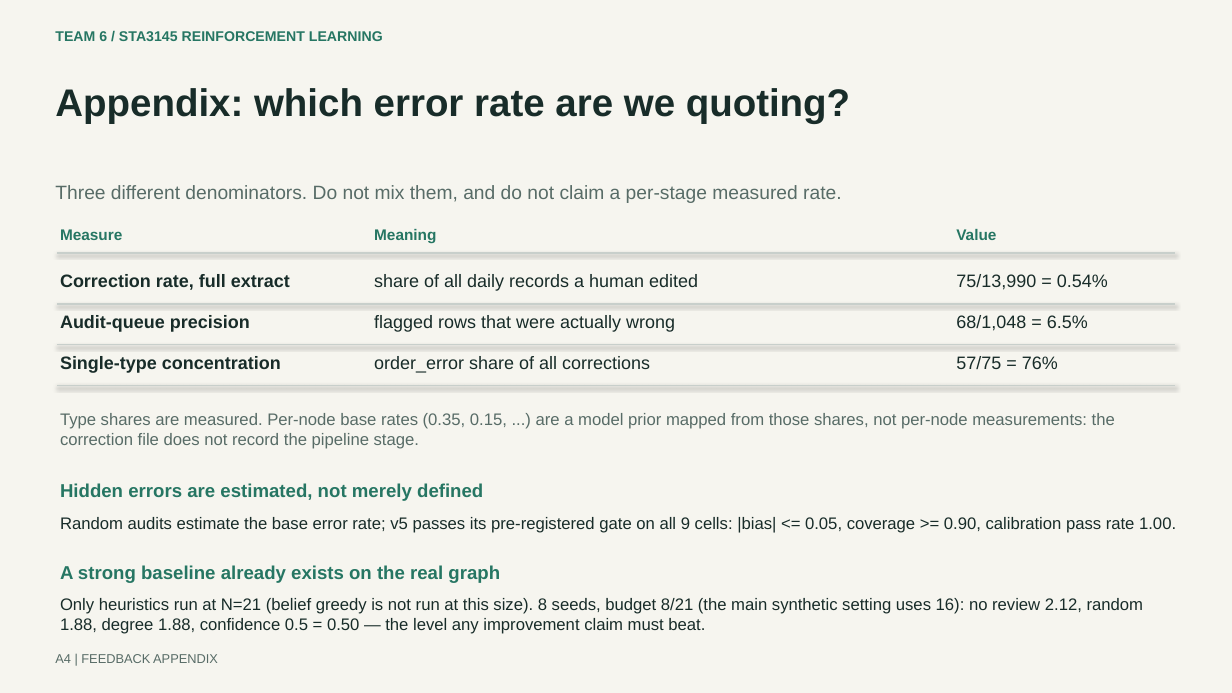
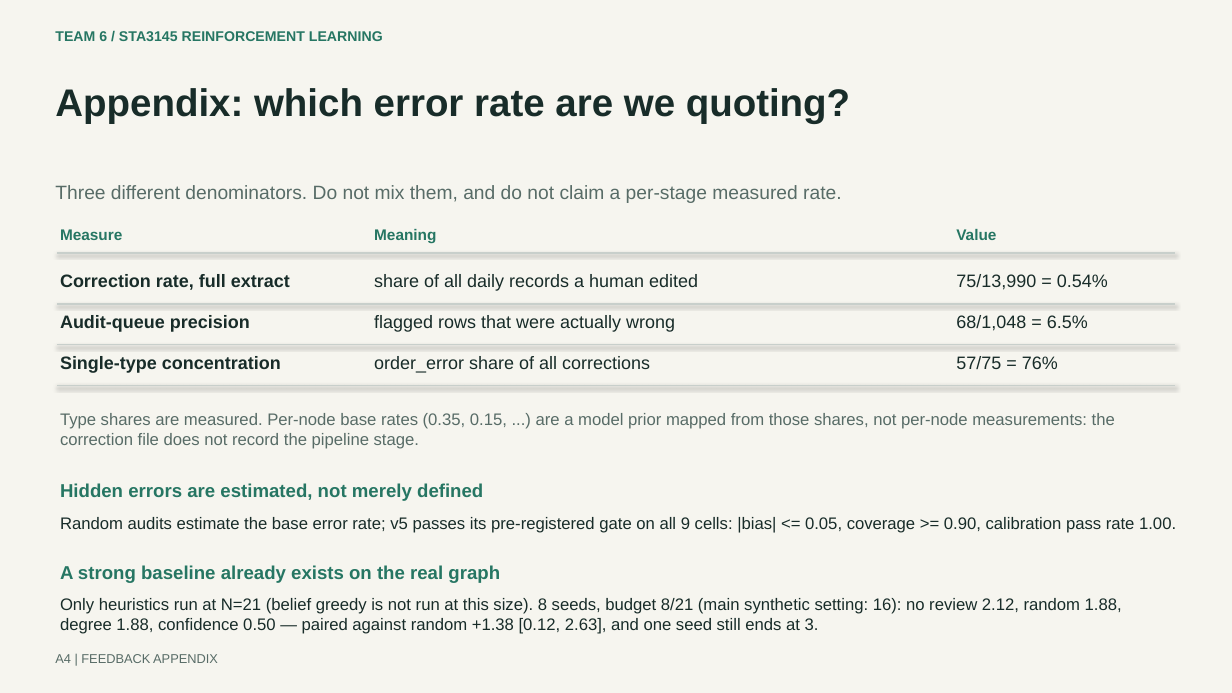
Before and after one commit to cyracaid/rl-oversight-dag, a slide deck: slide 4 of presentation_20261116/Team6_Feedback_Appendix.pptx. Drawn at 1232x693 pixels with LibreOffice and Linux fonts; fonts in the diff are those of the drawing. Boxes give left, top, right and bottom in pixels: in the first picture for what was removed or moved away, otherwise in the second. Text is boxed around its words. In the diff, an @@ line names an element or a change of style, - is before the commit and + after.

```diff
--- a/presentation_20261116/Team6_Feedback_Appendix.pptx
+++ b/presentation_20261116/Team6_Feedback_Appendix.pptx
@@ text at [60, 598, 1122, 634]: text changed @@
-Only heuristics run at N=21 (belief greedy is not run at this size). 8 seeds, budget 8/21 (the main synthetic setting uses 16): no review 2.12, random
-1.88, degree 1.88, confidence 0.5 = 0.50 — the level any improvement claim must beat.
+Only heuristics run at N=21 (belief greedy is not run at this size). 8 seeds, budget 8/21 (main synthetic setting: 16): no review 2.12, random 1.88,
+degree 1.88, confidence 0.50 — paired against random +1.38 [0.12, 2.63], and one seed still ends at 3.
```
Also in this commit, not shown: 3 other files.
